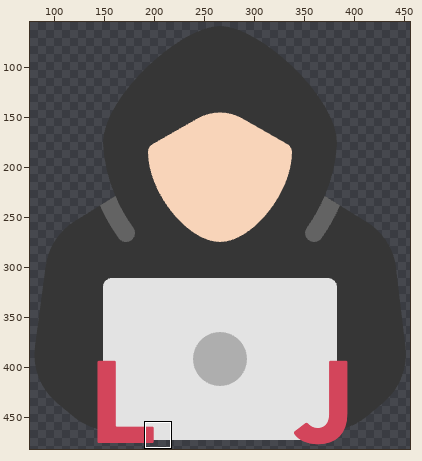
Sprite sheet: favicon-16x16-odyssey.png. The picture above shows the old version from afar; the outline marks the close-up.
Close-up. Earlier state:
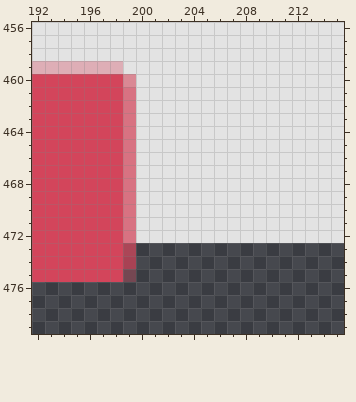
The file is 532x556 pixels. Pixels under 10% opacity are left out. Colours within 5 levels of each other are drawn and written as one. Shown: x 192..215, y 456..479. The wide view leaves out empty margins. The commit also changed other parts of the picture, which this record leaves out.
And afterwards:
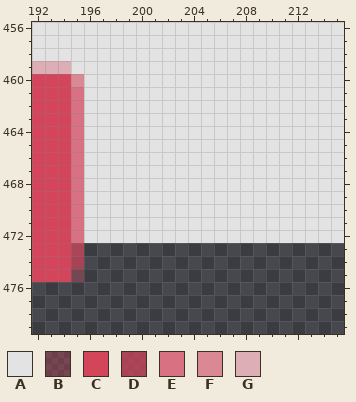
Palette (. is transparent): A #e3e3e3  B #d2455a55  C #d3455b  D #d4455bb6  E #d87282  F #da8894  G #deaeb6
Diff:
@@ x 193..201 @@
 458 AAAAAAAAA
-459 GGGGGGAAA
-460 CCCCCCFAA
-461 CCCCCCEAA
-462 CCCCCCEAA
-463 CCCCCCEAA
-464 CCCCCCEAA
-465 CCCCCCEAA
-466 CCCCCCEAA
-467 CCCCCCEAA
-468 CCCCCCEAA
-469 CCCCCCEAA
-470 CCCCCCEAA
-471 CCCCCCEAA
-472 CCCCCCEAA
-473 CCCCCCD..
-474 CCCCCCD..
-475 CCCCCCB..
+459 GGAAAAAAA
+460 CCFAAAAAA
+461 CCEAAAAAA
+462 CCEAAAAAA
+463 CCEAAAAAA
+464 CCEAAAAAA
+465 CCEAAAAAA
+466 CCEAAAAAA
+467 CCEAAAAAA
+468 CCEAAAAAA
+469 CCEAAAAAA
+470 CCEAAAAAA
+471 CCEAAAAAA
+472 CCEAAAAAA
+473 CCD......
+474 CCD......
+475 CCB......
 476 .........
Where, in picture pixels (left, top, right, bottom), the same in both close-ups:
changed: (71, 61, 136, 282)
